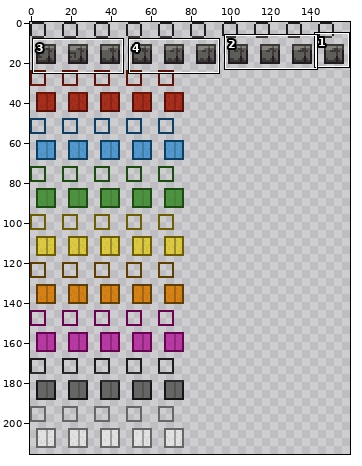
Edited in one commit: sprite sheet (tiles/materials/ehr_quasarconcrete.png). The picture above shows the old version from afar; the outline marks the close-up.
Close-up. As it was:
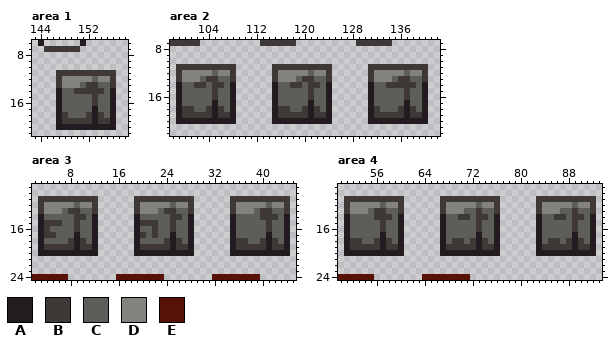
The file is 160x216 pixels. Colours within 5 levels of each other are drawn and written as one. Shown: area 1: x 143..158, y 6..21; area 2: x 98..142, y 7..22; area 3: x 2..45, y 9..24; area 4: x 50..93, y 9..24.
Palette (. is transparent): A #221c21  B #3e3936  C #5d5d59  D #83837d  E #581107
Pixels before, area 1, first column x 144:
 6 A......A.....
 7 .BBBBBB......
 8 .............
 9 .............
10 .............
11 ...BBBBBBBBBB
12 ...BDDDDDCDDB
13 ...BDDDCBBCCB
14 ...ACCBBBBBCA
15 ...ACCCCCBCCA
16 ...ACCCCCBCCA
17 ...ACCCCCACCA
18 ...ABCCCBABCA
19 ...ABBBBBABBA
20 ...AAAAAAAAAA
Pixels before, area 2, first column x 98:
 7 BBBBB..........BBBBBB..........BBBBBB......
 8 ...........................................
 9 ...........................................
10 ...........................................
11 .BBBBBBBBBB......BBBBBBBBBB......BBBBBBBBBB
12 .BDDDDDCDDB......BDDDDDCDDB......BDDDDDCDDB
13 .BDDDCBBCCB......BDDDCBBCCB......BDDDCBBCCB
14 .ACCBBCBBCA......ACCBBCBBCA......ACCBBBBBCA
15 .ACCCCCBCCA......ACCCCCBCCA......ACCCCCBCCA
16 .ACCCCCBCCA......ACCCCCBCCA......ACCCCCBCCA
17 .ACCCCCACCA......ACCCCCACCA......ACCCCCACCA
18 .ABBCCBABCA......ABBCCBABCA......ABCCCBABCA
19 .ABBBBBABBA......ABBBBBABBA......ABBBBBABBA
20 .AAAAAAAAAA......AAAAAAAAAA......AAAAAAAAAA
Pixels before, area 3, first column x 2:
11 .BBBBBBBBBB......BBBBBBBBBB......BBBBBBBBBB
12 .BDDDDDCDDB......BDDDDDCDDB......BDDDDDCDDB
13 .BDDDCBBCCB......BDDDCBBCCB......BDDDCBBCCB
14 .ACCCCCBBCA......ACCCCCBBCA......ACCCCBBBCA
15 .ABBBCCBCCA......ABBBCCBCCA......ACCCCCBCCA
16 .ABCCCCBCCA......ACCBCCBCCA......ACCCCCBCCA
17 .ABBCCCACCA......ABCBCCACCA......ACCCCCACCA
18 .ACCCCBABCA......ACCCCBABCA......ABBCCBABCA
19 .ABBBBBABBA......ABBBBBABBA......ABBBBBABBA
20 .AAAAAAAAAA......AAAAAAAAAA......AAAAAAAAAA
21 ...........................................
22 ...........................................
23 ...........................................
24 EEEEEE........EEEEEEEE........EEEEEEEE.....
Pixels before, area 4, first column x 50:
11 .BBBBBBBBBB......BBBBBBBBBB......BBBBBBBBBB
12 .BDDDDDCDDB......BDDDDDCDDB......BDDDDDCDDB
13 .BDDDCBBCCB......BDDDCCBCCB......BDDDCCBCCB
14 .ACCCCBBBCA......ACCBBCBBCA......ACCBBCBBCA
15 .ACCCCCBCCA......ACCCCCBCCA......ACCCCCBCCA
16 .ACCCCCBCCA......ACCCCCBCCA......ACCCCCBCCA
17 .ACCCCCACCA......ACCCCCACCA......ACCCCCACCA
18 .ABBCCBABCA......ACBBCBABCA......ACBBCBABCA
19 .ABBBBBABBA......ABBBBBABBA......ABBBBBABBA
20 .AAAAAAAAAA......AAAAAAAAAA......AAAAAAAAAA
21 ...........................................
22 ...........................................
23 ...........................................
24 EEEEEE........EEEEEEEE.....................
After:
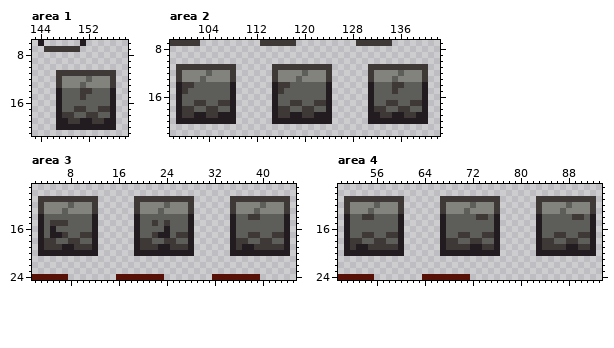
Log entry: Concrete redesign
The exact change:
Changed rows in their new state; - is an unchanged pixel.
Area 1:
first column x 148:
12 ----CD--
13 ----DDDD
14 --C--CC-
15 ---B-C--
16 -----C--
17 --BB-CBB
18 -B---BC-
19 A--AAB-A
Area 2:
first column x 100:
12 ----CD--------------CD--------------CD--
13 ----DDDD------------DDDD------------DDDD
14 BBCC-CC---------BBCC-CC-----------C--CC-
15 B----C----------B----C-------------B-C--
16 -----C---------------C---------------C--
17 --BB-CBB----------BB-CBB----------BB-CBB
18 -----BC--------------BC----------B---BC-
19 --AA-BAA----------AA-BAA--------A--AAB-A
Area 3:
first column x 4:
12 ----CD--------------CD--------------CD--
13 ----DDDD------------DDDD------------DDDD
14 -----CC--------------CC-----------BBCCC-
15 C--B-C----------CC--BC---------------C--
16 CA---C------------C-AC---------------C--
17 CAAB-CBB--------C--AACBB----------BB-CBB
18 BB---BC---------BB---BC--------------BC-
19 ---AAB-------------AAB-----------AA--B--
Area 4:
first column x 53:
12 ---CD--------------CD--------------CD--
13 ---DDDD------------DDDD------------DDDD
14 -BBCCC-----------CC--------------CC----
15 ----C---------------C---------------C--
16 ----C---------------C---------------C--
17 -BB-CBB----------BB-CBB----------BB-CBB
18 ----BC---------B-C--BC---------B-C--BC-
19 AA--B--------------A---------------A---
